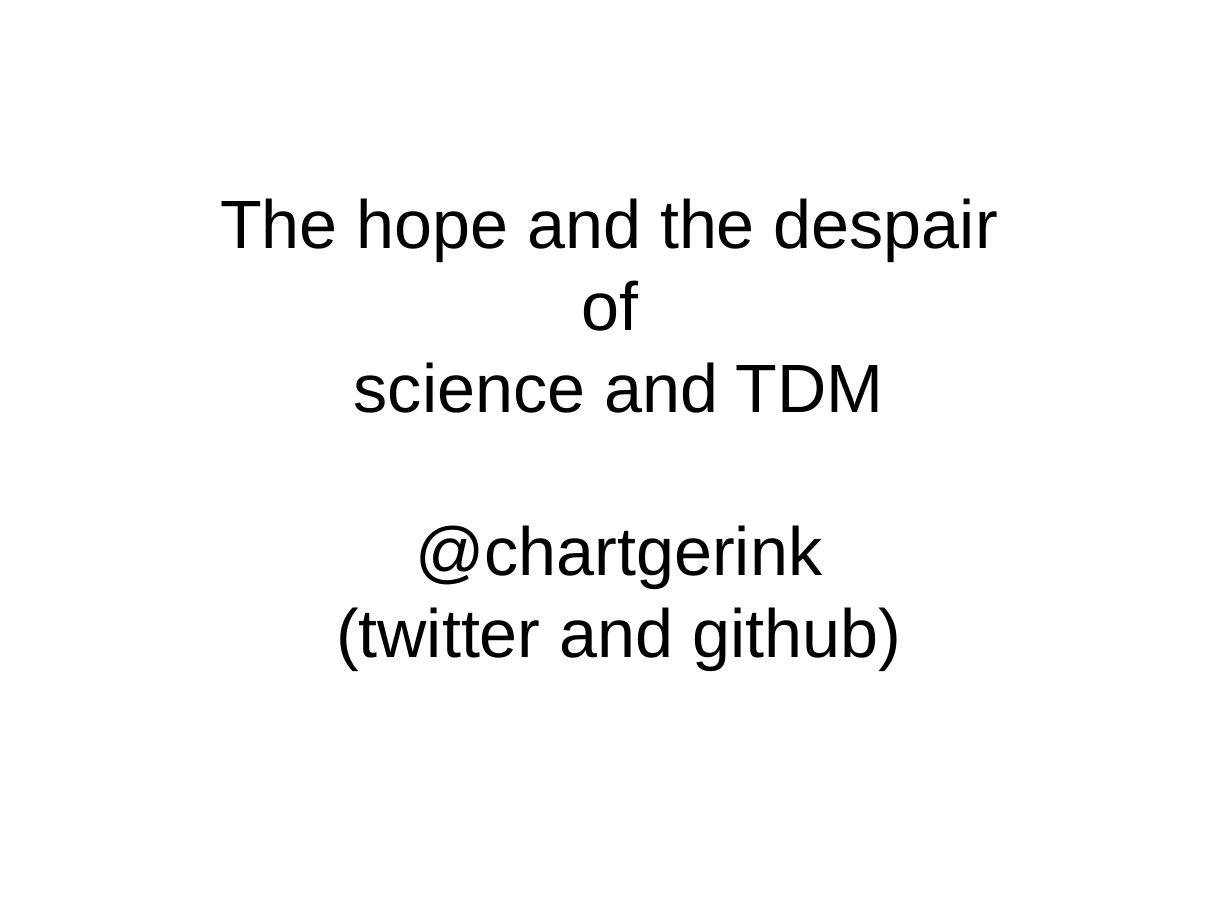
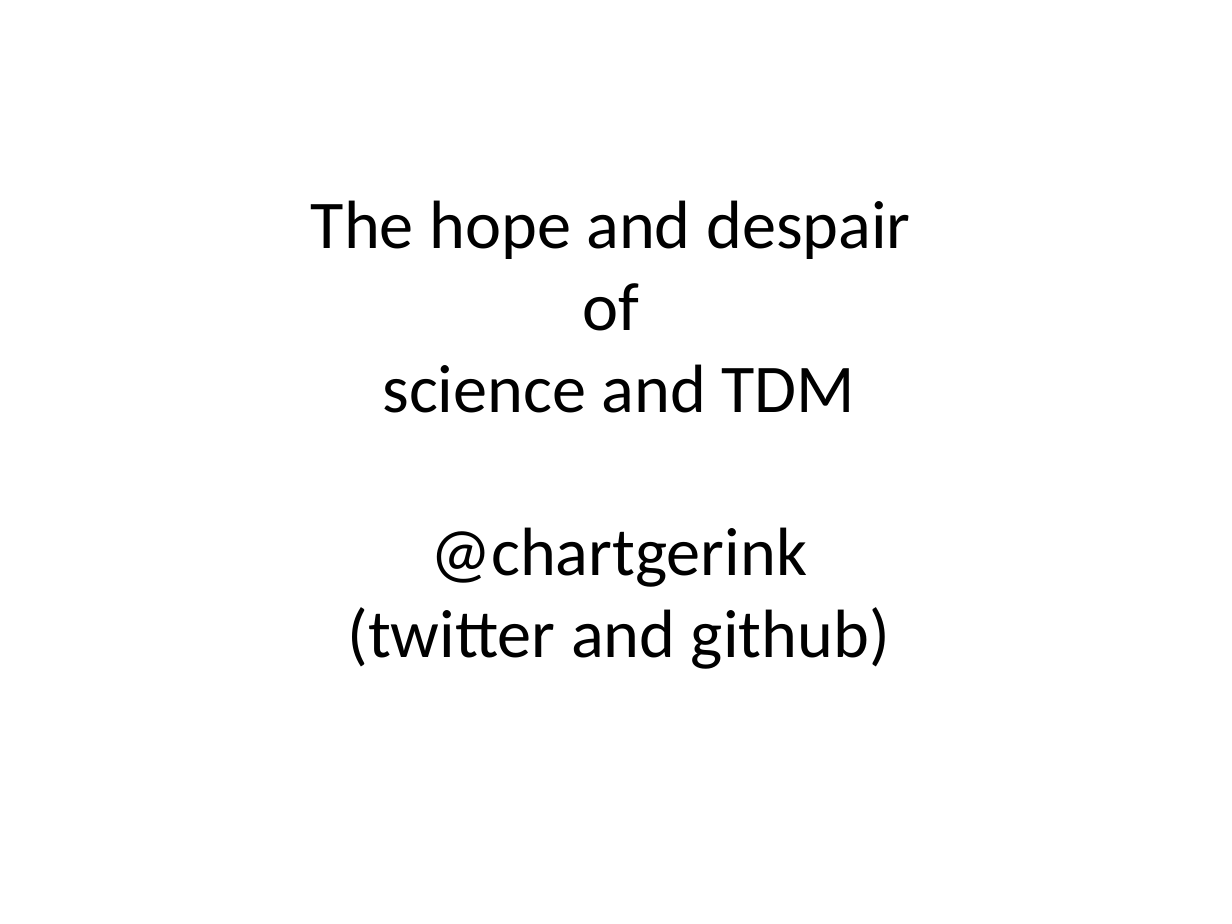
Before and after one commit to chartgerink/talks, a slide deck: slide 1 of 2016_2017/20170621tdm-ep/presentation.odp. Drawn at 1232x924 pixels with LibreOffice and Linux fonts; fonts in the diff are those of the drawing. Boxes give left, top, right and bottom in pixels: in the first picture for what was removed or moved away, otherwise in the second. Text is boxed around its words. In the diff, an @@ line names an element or a change of style, - is before the commit and + after.

```diff
--- a/2016_2017/20170621tdm-ep/presentation.odp
+++ b/2016_2017/20170621tdm-ep/presentation.odp
@@ title at [311,200,910,669]: text changed; font Arial to Calibri @@
-The hope and the despair
-of
-science and TDM
-@chartgerink
-(twitter and github)
+The hope and despair
+of
+science and TDM
+@chartgerink
+(twitter and github)
```
Also in this commit, not shown: 26 other slides changed, 15 slides added, 6 slides removed, 2 other files.
